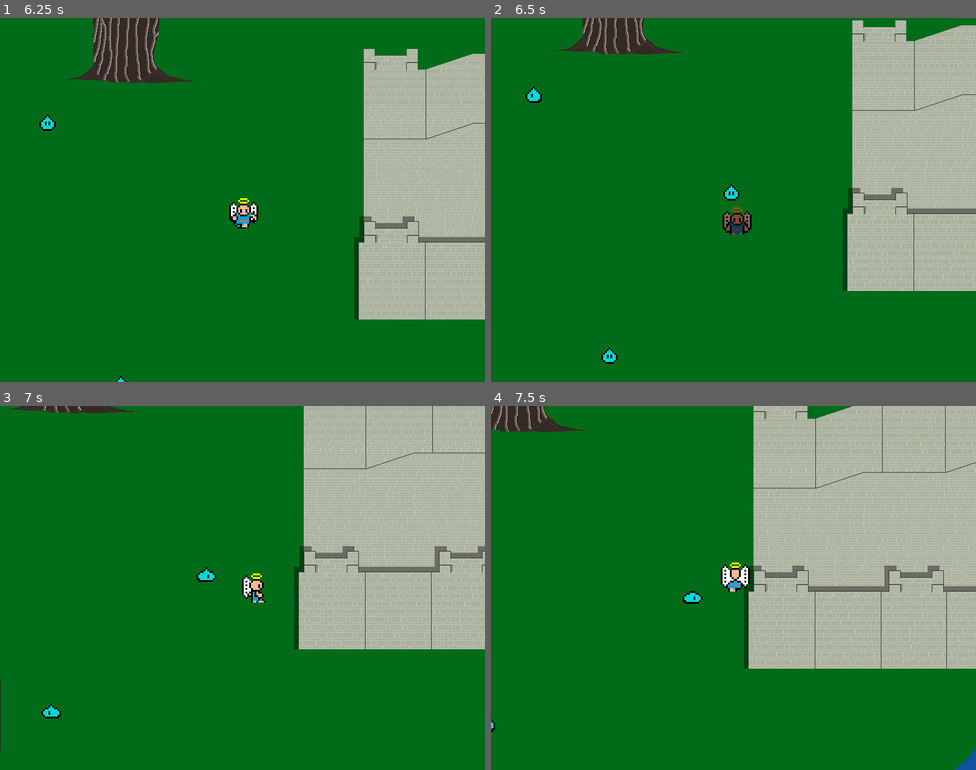
Above: before the commit, frames 1-4 (two rows, left to right).
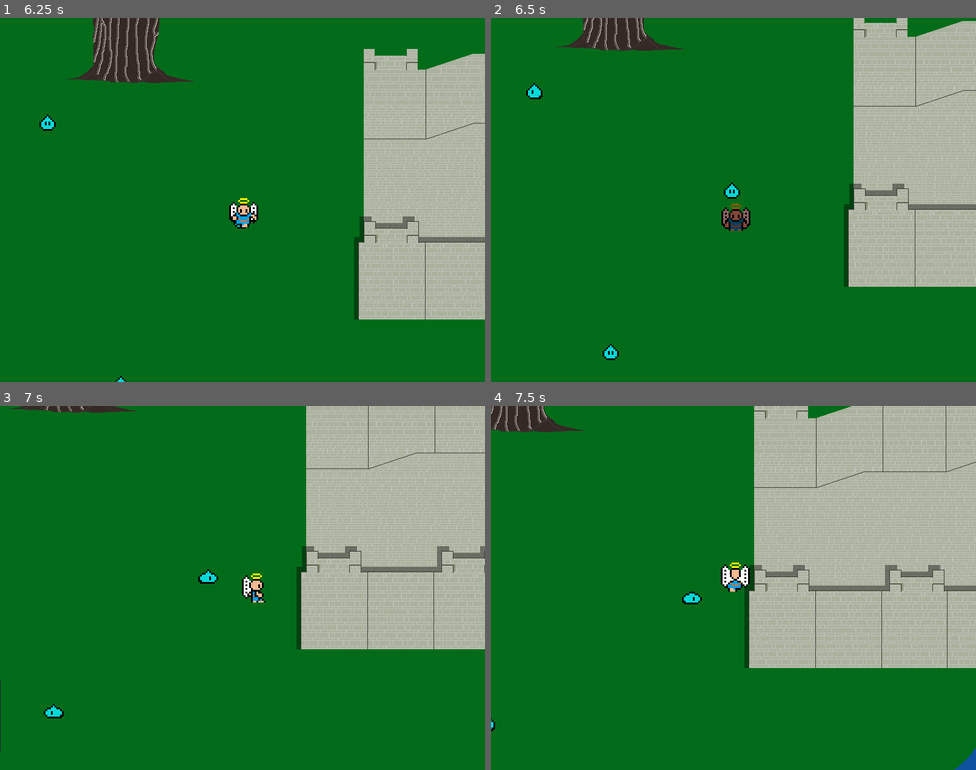
Above: after the commit, the same moments.

Repository: chipolux/a-very-grood-game
Game: Godot game, scene res://scenes/main-menu.tscn
Two runs of this game, one before a commit and one after it. Both use one fixed random seed, a clock stepped at 60 frames per second and the inputs below.
Inputs (mouse positions are in pixels of both pictures, inside the frame that each line leads up to):
- Up to frame 1 (6.25 s): click "Start" at 0.5 s; tap Enter (ui_accept) at 1.25, 1.52, 2.27, 3.77, 4.52, 5.27 s; move the mouse to (349, 181) at 1.27 s; press the mouse at (349, 181) at 1.28 s; hold Right (ui_right) 1.28-2.03 s; move the mouse to (145, 218) at 2.02 s; release the mouse at (145, 218) at 2.03 s; hold Down (ui_down) 2.03-2.78 s; right-click (145, 218) at 2.1 s; move the mouse to (291, 119) at 2.77 s; press the mouse at (291, 119) at 2.78 s; hold Right (ui_right) 2.78-3.53 s; move the mouse to (218, 272) at 3.52 s; release the mouse at (218, 272) at 3.53 s; hold Up (ui_up) 3.53-4.28 s; right-click (218, 272) at 3.6 s; move the mouse to (388, 254) at 4.27 s; press the mouse at (388, 254) at 4.28 s; hold Left (ui_left) 4.28-5.78 s; move the mouse to (97, 145) at 5.02 s; release the mouse at (97, 145) at 5.03 s; right-click (97, 145) at 5.1 s; move the mouse to (266, 200) at 5.77 s; press the mouse at (266, 200) at 5.78 s; hold Down (ui_down) from 5.78 s (still down)
- Up to frame 2 (6.5 s): keep holding Down (ui_down)
- Up to frame 3 (7 s): move the mouse to (169, 497) at 6.52 s; release Down (ui_down) at 6.53 s; release the mouse at (169, 497) at 6.53 s; hold Right (ui_right) from 6.53 s (still down); right-click (169, 497) at 6.6 s; tap Enter (ui_accept) at 6.77 s
- Up to frame 4 (7.5 s): move the mouse to (840, 569) at 7.27 s; release Right (ui_right) at 7.28 s; press the mouse at (840, 569) at 7.28 s; hold Up (ui_up) from 7.28 s (still down)

Frame 1 is identical in both runs. In frame 2, 11% of the frame differs, in the area x 7-100%, y 0-95%; in frame 3, 5.1%; in frame 4, 15%, in the area x 0-100%, y 0-100%.

Commit message:
decrease slime knockback.

Diff:
--- a/enemies/slime.gd
+++ b/enemies/slime.gd
@@ -3,7 +3,7 @@
 export(int) var FOLLOW_SPEED = 120
 export(int) var WANDER_SPEED = 50
 export(int) var DAMAGE = 10
-export(int) var KNOCKBACK = 1500
+export(int) var KNOCKBACK = 900
 export(int) var XP = 5
 export(int) var hp = 10
 
--- a/enemies/slime.tscn
+++ b/enemies/slime.tscn
@@ -200,7 +200,7 @@
 FOLLOW_SPEED = 120
 WANDER_SPEED = 50
 DAMAGE = 10
-KNOCKBACK = 1500
+KNOCKBACK = 900
 XP = 5
 hp = 10
 
--- a/scenes/bridge.tscn
+++ b/scenes/bridge.tscn
@@ -28,7 +28,7 @@
 custom_solver_bias = 0.0
 extents = Vector2( 5, 5 )
 
-[node name="bridge" type="Node2D" index="0"]
+[node name="bridge" type="Node2D"]
 
 [node name="background" type="Sprite" parent="." index="0"]
 
@@ -158,14 +158,17 @@
 [node name="slime1" parent="." index="3" instance=ExtResource( 11 )]
 
 position = Vector2( -1025.16, 104.358 )
+KNOCKBACK = 900
 
 [node name="slime2" parent="." index="4" instance=ExtResource( 11 )]
 
 position = Vector2( -1367.33, -90.0891 )
+KNOCKBACK = 900
 
 [node name="slime3" parent="." index="5" instance=ExtResource( 11 )]
 
 position = Vector2( -1204.53, 399.796 )
+KNOCKBACK = 900
 
 [node name="player" parent="." index="6" instance=ExtResource( 12 )]
 
